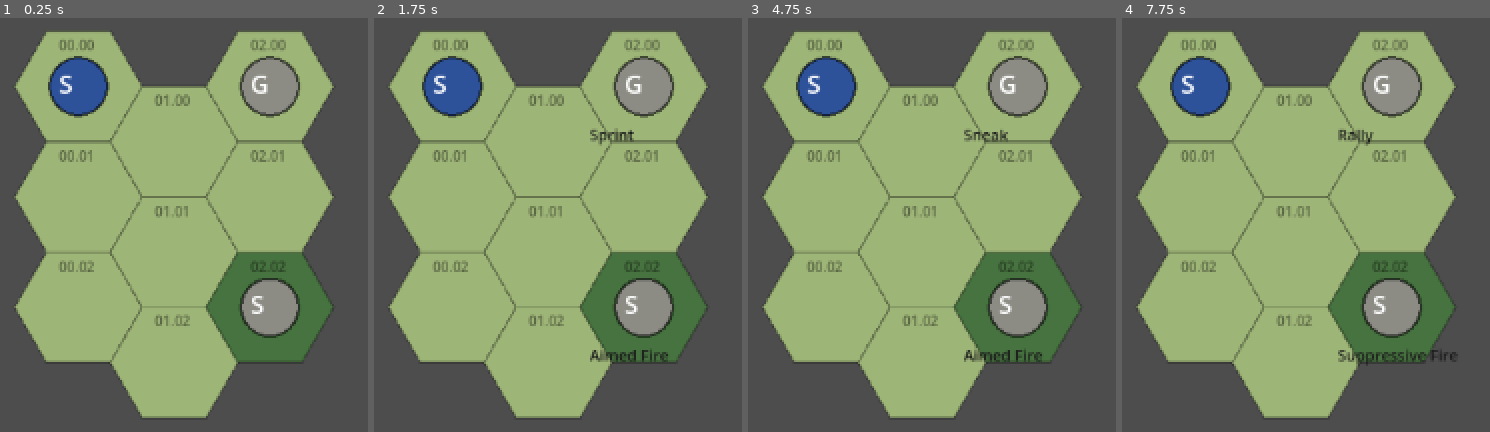
Above: before the commit, frames 1-4 (left to right).
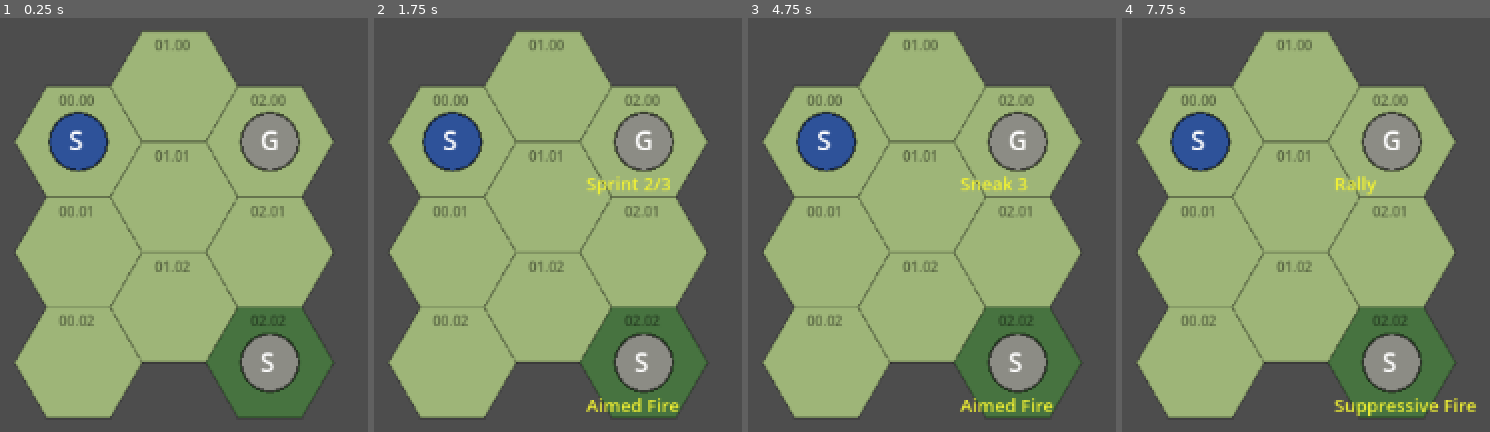
Above: after the commit, the same moments.

Repository: Tannoiser2/Combat
Game: Godot game, scene res://scenes/Main.tscn
Two runs of this game, one before a commit and one after it. Both use one fixed random seed, a clock stepped at 60 frames per second and the inputs below.
Inputs:
- Up to frame 1 (0.25 s): no input
- Up to frame 2 (1.75 s): tap Enter at 0.5 s; tap Space at 1.25 s
- Up to frame 3 (4.75 s): tap Enter at 2, 3.5 s; tap Space at 2.75, 4.25 s
- Up to frame 4 (7.75 s): no input

The runs differ from the first frame. In frame 1, 40% of the frame differs, in the area x 3-91%, y 3-97%; in frame 2, 40%; in frame 3, 40%; in frame 4, 40%, in the area x 3-97%, y 3-97%.

Commit message:
Mappe vere in scena: texture calibrata con la griglia del modulo Vassal
- ui/MapView.gd: modalita' board (scansione jpg come sfondo, segnalini
  e ordini sopra) accanto alla procedurale. Calibrazione delle 4 mappe
  (origin per mappa, passo comune) presa dall'HexGrid del buildFile
  Vassal e verificata empiricamente sui puntini centrali degli hex:
  colonne pari mezzo passo in basso, x = x0+(col-1)*dx.
- Main.gd: se assets/maps/hedgerows.jpg esiste si gioca su The
  Hedgerows (35x20, terreno TODO: tutto Open tranne i boschi di prova
  11.10/12.10) con Camera2D; altrimenti fallback sulla 3x3.
- .gitignore: assets/maps/ escluso (scansioni copyright Compass Games,
  da copiare in locale; istruzioni nel commento).

Verificato sotto Xvfb: segnalini centrati sugli hex corretti.

https://claude.ai/code/session_01LKFjMqDEfc8x3wh8YC9MqX

Diff:
--- a/scenes/Main.gd
+++ b/scenes/Main.gd
@@ -13,15 +13,26 @@
 func _ready() -> void:
 	print("=== Combat! - test del motore ===")
 
-	state = _make_tiny_state()
+	map_view = MapView.new()
+	# Con la scansione della Hedgerows in assets/maps si gioca sulla
+	# mappa vera; senza, si ripiega sulla 3x3 procedurale di prova.
+	if map_view.load_board("hedgerows"):
+		print("Mappa: The Hedgerows (scansione)")
+		state = _make_hedgerows_state()
+		var camera := Camera2D.new()
+		camera.position = map_view.hex_center(13, 10)
+		camera.zoom = Vector2(0.45, 0.45)
+		add_child(camera)
+	else:
+		print("Scansione mappa non trovata: uso la mini-mappa di prova")
+		state = _make_tiny_state()
+		map_view.position = Vector2(120, 100)
+	map_view.state = state
+	add_child(map_view)
+
 	print("Mappa: %d hex" % state.map.size())
 	print("Personaggi: %d" % state.characters.size())
 	_print_morale_check()
-
-	map_view = MapView.new()
-	map_view.state = state
-	map_view.position = Vector2(120, 100)
-	add_child(map_view)
 
 	print("\n--- Ciclo dei turni (uno ogni %.1fs) ---" % TURN_SECONDS)
 	turn_timer = Timer.new()
@@ -67,6 +78,49 @@
 		return
 	await RenderingServer.frame_post_draw
 	get_viewport().get_texture().get_image().save_png(path)
+
+
+# Partita di prova sulla mappa The Hedgerows: griglia completa 35x20
+# (colonne pari: righe 00..18, mezzo passo piu' in basso).
+# TODO: classificare il terreno hex per hex dalla mappa; per ora tutto
+# Open tranne i boschi attorno alla zona di prova (11.10, 12.10).
+func _make_hedgerows_state() -> GameState:
+	var state := GameState.new()
+	state.max_turns = 3
+	state.rng.seed = hash("combat-test")
+
+	for col in range(1, 36):
+		var last_row := 19 if col % 2 == 1 else 18
+		for row in range(0, last_row + 1):
+			state.map[GameState.hex_key(col, row)] = GameState.MapHex.new(Domain.Terrain.OPEN_LEVEL_0, 0)
+	state.map[GameState.hex_key(11, 10)] = GameState.MapHex.new(Domain.Terrain.TREES, 0)
+	state.map[GameState.hex_key(12, 10)] = GameState.MapHex.new(Domain.Terrain.TREES, 0)
+
+	var taylor := Character.new("taylor", "Sgt Taylor", Domain.Side.FRIENDLY, "Able")
+	taylor.troop_quality = 6
+	taylor.leadership = 3
+	taylor.weapon_skills = {"SMG": 7}
+	taylor.position = Vector2i(9, 10)
+	state.characters.append(taylor)
+
+	# Jung nel bosco di 11.10 (In Cover), Braun allo scoperto in 13.10
+	var jung := Character.new("jung", "Soldat Jung", Domain.Side.ENEMY, "Red")
+	jung.troop_quality = 4
+	jung.weapon_skills = {"Rifle": 3}
+	jung.position = Vector2i(11, 10)
+	jung.alerted = true
+	state.characters.append(jung)
+
+	var braun := Character.new("braun", "Gefr Braun", Domain.Side.ENEMY, "Red")
+	braun.troop_quality = 5
+	braun.weapon_skills = {"Rifle": 4}
+	braun.position = Vector2i(13, 10)
+	braun.morale = Domain.Morale.SHAKEN
+	braun.alerted = true
+	state.characters.append(braun)
+
+	state.initiative_order = ["Able", "Red"]
+	return state
 
 
 # Costruisce una mini-partita di prova: griglia 3x3, due personaggi.
--- a/ui/MapView.gd
+++ b/ui/MapView.gd
@@ -1,19 +1,34 @@
 ## Vista 2D della mappa: disegna la griglia esagonale e i segnalini
 ## leggendo il GameState. SOLO rappresentazione: nessuna logica di gioco.
 ##
-## Esagoni flat-top in colonne sfalsate, come le mappe di Combat!
-## (numerazione col.riga, colonne pari piu' in alto). Finche' non abbiamo
-## le scansioni delle mappe come texture, il terreno e' reso a colori;
-## la geometria (hex -> pixel) restera' la stessa anche con la mappa vera.
+## Due modalita':
+## - con `board` (scansione della mappa come texture): disegna la mappa
+##   vera e ci posiziona sopra i segnalini, usando la calibrazione della
+##   griglia presa dal modulo Vassal (vedi BOARDS);
+## - senza: griglia procedurale a colori per terreno (banco di prova).
+##
+## Geometria delle mappe stampate: esagoni flat-top in colonne, numerati
+## col.riga; le colonne PARI sono mezzo passo piu' in basso.
 class_name MapView
 extends Node2D
 
 const D := preload("res://engine/Domain.gd")
 
+# Calibrazione delle 4 mappe (dal buildFile del modulo Vassal: HexGrid
+# dx/dy/x0/y0). origin = centro dell'hex 01.00; cell = passo (dx, dy).
+const CELL := Vector2(156.30026487501547, 180.48)
+const BOARDS := {
+	"farmhouse": {"file": "res://assets/maps/farmhouse.jpg", "origin": Vector2(72, 106)},
+	"hill": {"file": "res://assets/maps/hill.jpg", "origin": Vector2(73, 109)},
+	"village": {"file": "res://assets/maps/village.jpg", "origin": Vector2(77, 110)},
+	"hedgerows": {"file": "res://assets/maps/hedgerows.jpg", "origin": Vector2(70, 110)},
+}
+
+# Modalita' procedurale (nessuna texture)
 const HEX_SIZE := 46.0  # raggio centro-vertice
 const SQRT3 := sqrt(3.0)
 
-# Colori provvisori del terreno
+# Colori provvisori del terreno (solo modalita' procedurale)
 const TERRAIN_COLORS := {
 	D.Terrain.OPEN_LEVEL_0: Color(0.62, 0.71, 0.47),
 	D.Terrain.OPEN_LEVEL_1: Color(0.67, 0.69, 0.45),
@@ -41,13 +56,30 @@
 }
 
 var state: GameState
+var board: Texture2D = null
+var origin := Vector2.ZERO          # centro dell'hex con etichetta (first_col, 0)
+var cell := Vector2(1.5 * HEX_SIZE, SQRT3 * HEX_SIZE)
+var first_col := 0                  # prima colonna etichettata (1 sulle mappe vere)
 
 
-# Centro in pixel di una cella (col, row).
-static func hex_center(col: int, row: int) -> Vector2:
-	var x := HEX_SIZE * 1.5 * col
-	# Colonne dispari mezzo passo piu' in basso (come le mappe stampate).
-	var y := HEX_SIZE * SQRT3 * (row + (0.5 if col % 2 == 1 else 0.0))
+# Carica una delle 4 mappe (se la scansione e' presente in assets/maps).
+# Ritorna true se la texture e' stata caricata.
+func load_board(board_name: String) -> bool:
+	assert(BOARDS.has(board_name), "Mappa sconosciuta: %s" % board_name)
+	var info: Dictionary = BOARDS[board_name]
+	if not ResourceLoader.exists(info["file"]):
+		return false
+	board = load(info["file"])
+	origin = info["origin"]
+	cell = CELL
+	first_col = 1
+	return true
+
+
+# Centro in pixel di una cella (col, riga). Colonne PARI mezzo passo giu'.
+func hex_center(col: int, row: int) -> Vector2:
+	var x := origin.x + cell.x * (col - first_col)
+	var y := origin.y + cell.y * (row + (0.5 if col % 2 == 0 else 0.0))
 	return Vector2(x, y)
 
 
@@ -55,38 +87,49 @@
 	if state == null:
 		return
 	var font := ThemeDB.fallback_font
-	# Terreno
+	var radius := cell.x / 1.5  # raggio centro-vertice
+	if board != null:
+		draw_texture(board, Vector2.ZERO)
+	else:
+		_draw_procedural_terrain(font, radius)
+	# Segnalini
+	for c in state.characters:
+		if c.is_dead():
+			continue
+		var center := hex_center(c.position.x, c.position.y)
+		draw_circle(center, radius * 0.45, SIDE_COLORS[c.side])
+		draw_circle(center, radius * 0.45, Color(0, 0, 0, 0.6), false, radius * 0.04)
+		draw_string(font, center + Vector2(-radius * 0.15, radius * 0.15),
+			c.display_name.substr(0, 1), HORIZONTAL_ALIGNMENT_LEFT, -1,
+			int(radius * 0.42), Color.WHITE)
+		if c.has_order:
+			var label: String = D.ORDER_NAMES[c.order]
+			if not c.order_move.is_empty():
+				label += " " + c.order_move
+			draw_string(font, center + Vector2(-radius * 0.9, radius * 0.78),
+				label, HORIZONTAL_ALIGNMENT_LEFT, -1, int(radius * 0.3),
+				Color(0.95, 0.95, 0.2))
+
+
+func _draw_procedural_terrain(font: Font, radius: float) -> void:
 	for key in state.map:
 		var parts: PackedStringArray = key.split(",")
 		var col := int(parts[0])
 		var row := int(parts[1])
 		var hex: GameState.MapHex = state.map[key]
 		var center := hex_center(col, row)
-		var points := _hex_points(center)
+		var points := _hex_points(center, radius)
 		draw_colored_polygon(points, TERRAIN_COLORS.get(hex.terrain, Color.MAGENTA))
 		draw_polyline(points + PackedVector2Array([points[0]]), Color(0, 0, 0, 0.25), 1.5)
-		draw_string(font, center + Vector2(-14, -HEX_SIZE * 0.55),
+		draw_string(font, center + Vector2(-14, -radius * 0.55),
 			"%02d.%02d" % [col, row], HORIZONTAL_ALIGNMENT_LEFT, -1, 10,
 			Color(0, 0, 0, 0.45))
-	# Segnalini
-	for c in state.characters:
-		if c.is_dead():
-			continue
-		var center := hex_center(c.position.x, c.position.y)
-		draw_circle(center, HEX_SIZE * 0.45, SIDE_COLORS[c.side])
-		draw_circle(center, HEX_SIZE * 0.45, Color(0, 0, 0, 0.6), false, 2.0)
-		draw_string(font, center + Vector2(-HEX_SIZE * 0.3, 5),
-			c.display_name.substr(0, 1), HORIZONTAL_ALIGNMENT_LEFT, -1, 18, Color.WHITE)
-		if c.has_order:
-			draw_string(font, center + Vector2(-HEX_SIZE * 0.85, HEX_SIZE * 0.85),
-				D.ORDER_NAMES[c.order], HORIZONTAL_ALIGNMENT_LEFT, -1, 11,
-				Color(0.1, 0.1, 0.1))
 
 
 # I sei vertici di un esagono flat-top attorno a un centro.
-static func _hex_points(center: Vector2) -> PackedVector2Array:
+static func _hex_points(center: Vector2, radius: float) -> PackedVector2Array:
 	var points := PackedVector2Array()
 	for i in range(6):
 		var angle := PI / 3.0 * i  # 0, 60, 120... gradi: vertice a destra
-		points.append(center + Vector2(cos(angle), sin(angle)) * HEX_SIZE)
+		points.append(center + Vector2(cos(angle), sin(angle)) * radius)
 	return points
Not shown, changed: .gitignore
